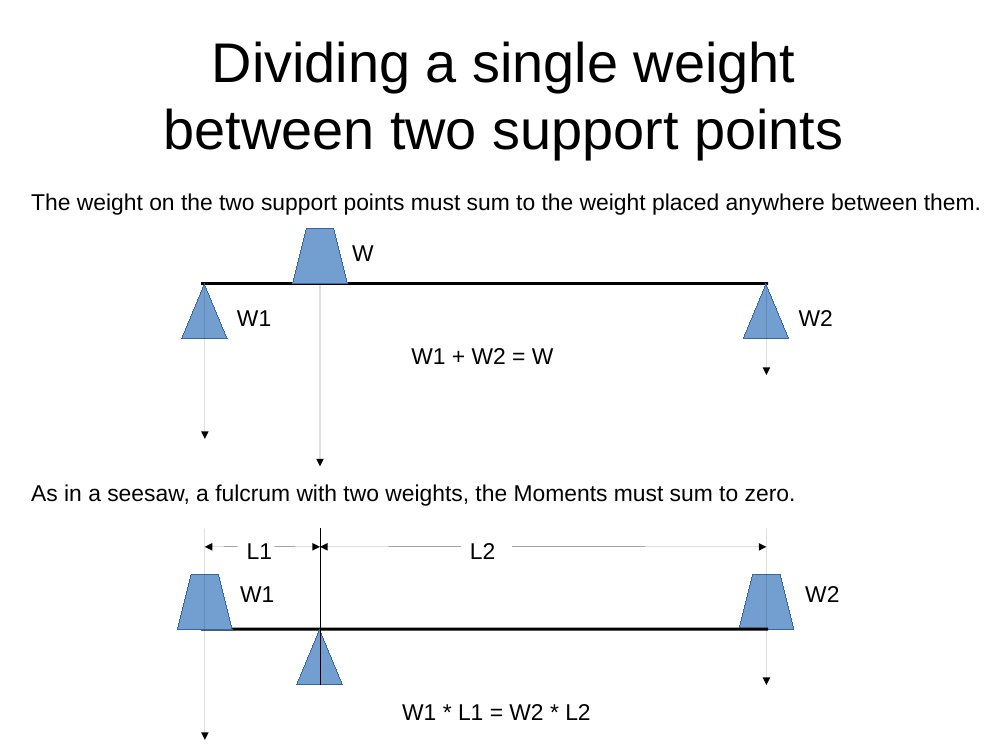
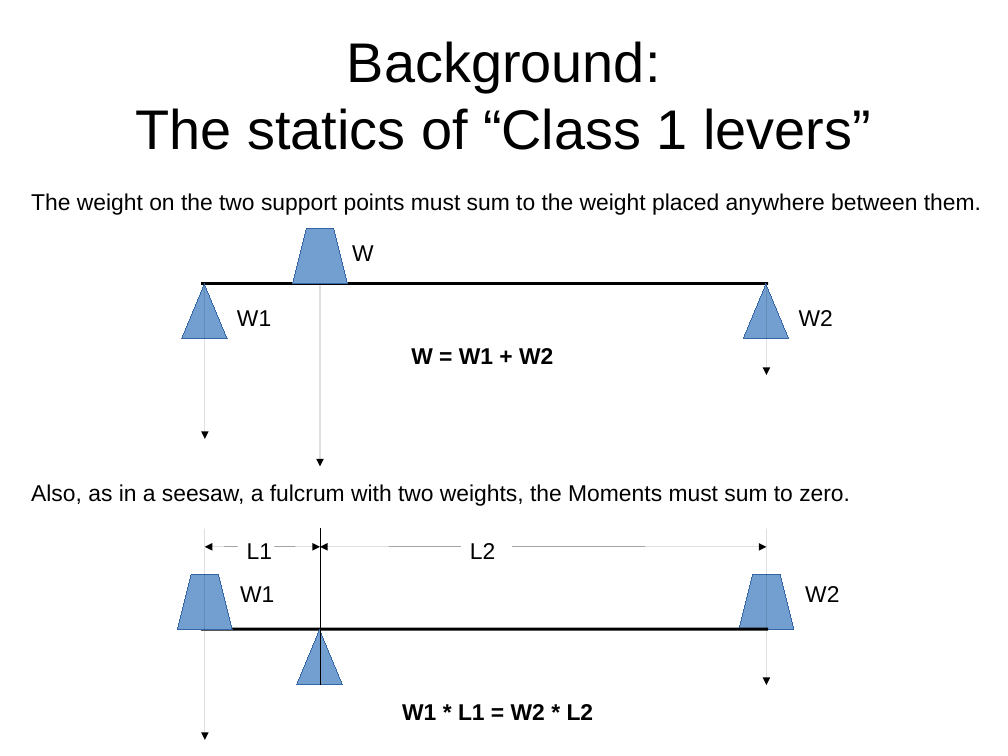
Before and after one commit to bneedhamia/CurieBLEWeightMonitor, a slide deck: slide 12 of ProjectMath.odp (slide 11 before the commit). Drawn at 1008x756 pixels with LibreOffice and Linux fonts; fonts in the diff are those of the drawing. Boxes give left, top, right and bottom in pixels: in the first picture for what was removed or moved away, otherwise in the second. Text is boxed around its words. In the diff, an @@ line names an element or a change of style, - is before the commit and + after.

```diff
--- a/ProjectMath.odp
+++ b/ProjectMath.odp
@@ title at [136,41,871,150]: text changed @@
-Dividing a single weight
-between two support points
+Background:
+The statics of “Class 1 levers”
@@ text at [411,348,553,364]: text changed; bold on @@
-W1 + W2 = W
+W = W1 + W2
@@ text at [31,484,850,506]: text changed @@
-As in a seesaw, a fulcrum with two weights, the Moments must sum to zero.
+Also, as in a seesaw, a fulcrum with two weights, the Moments must sum to zero.
@@ text "W1 * L1 = W2 ..." at [402,704,594,720]: bold on @@
```
Also in this commit, not shown: 6 other slides changed, 6 slides added, 1 slide removed, 2 other files.
